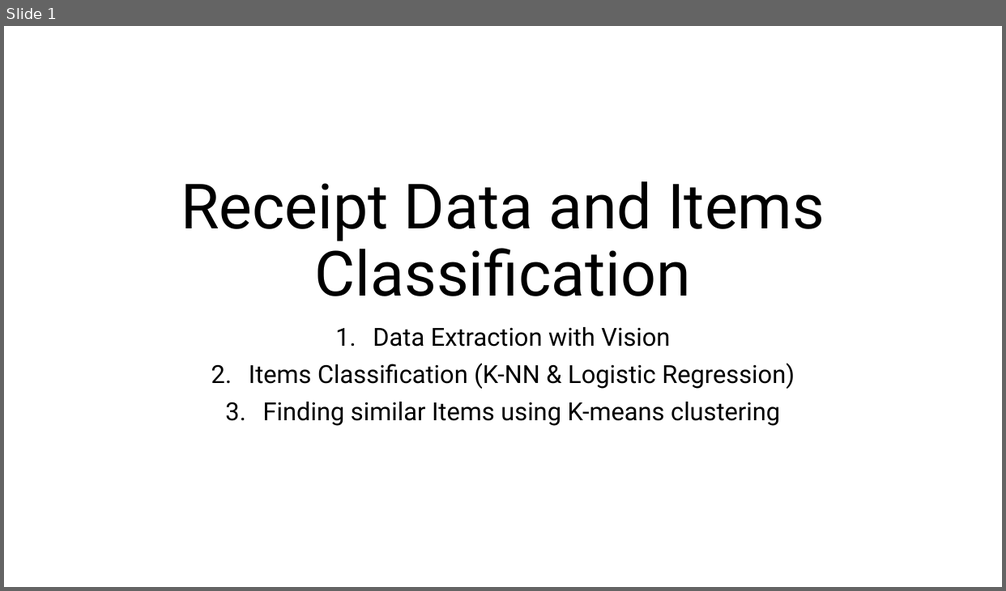
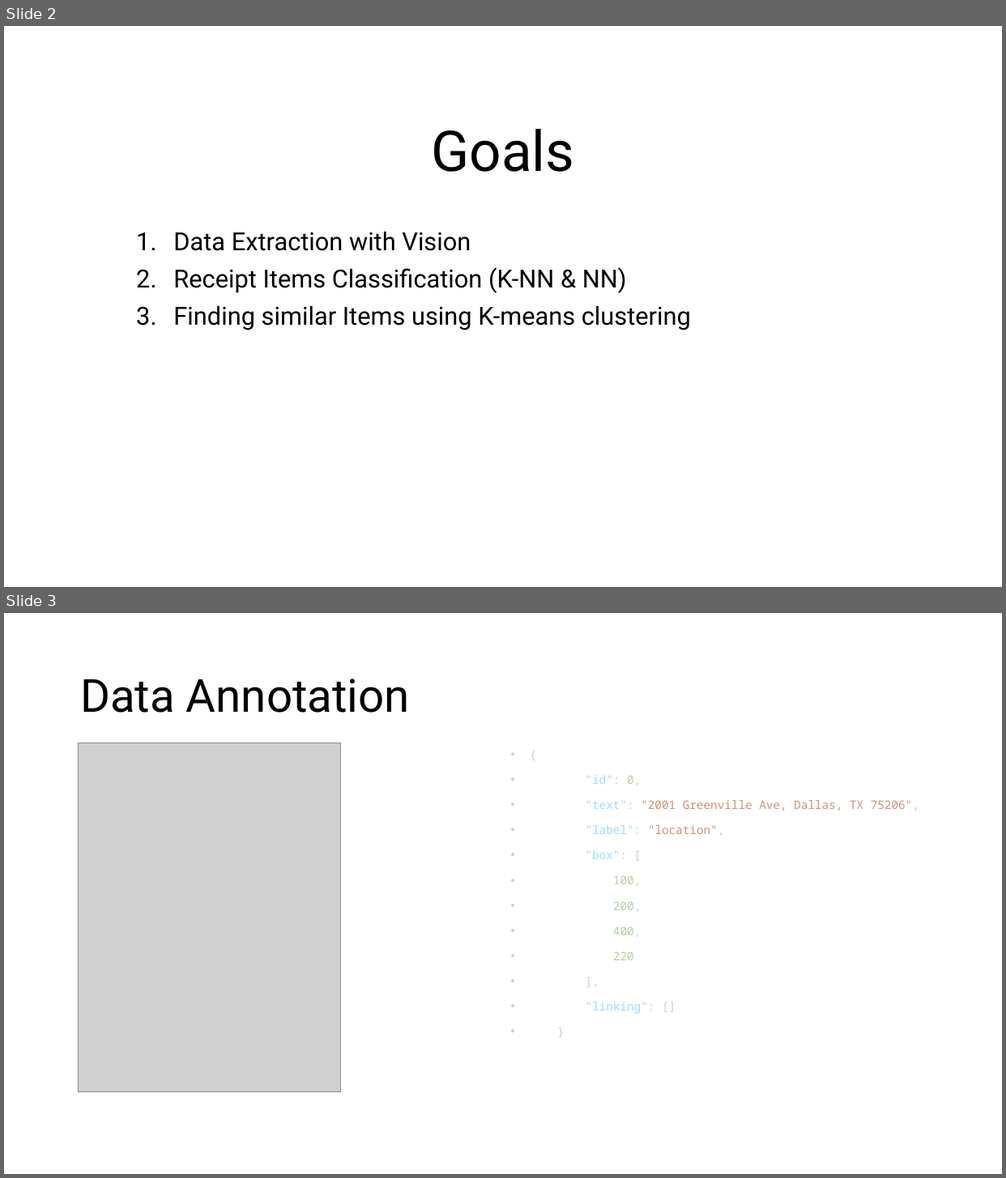
Before and after one commit to iradualbert/dst-receipt-expense, a slide deck: Receipt_Images_Processing.pptx. Shown one above the other, each under a label of ours: slide 1 before the commit, slides 2 and 3 after it. The pictures are 1006x591 and 1006x1178 pixels, drawn with LibreOffice and Linux fonts; fonts in the diff are those of the drawing; grey boxes stand for pictures. Boxes give left, top, right and bottom in pixels: in the first picture for what was removed or moved away, otherwise in the second. Text is boxed around its words. In the diff, an @@ line names an element or a change of style, - is before the commit and + after.

```diff
--- a/Receipt_Images_Processing.pptx
+++ b/Receipt_Images_Processing.pptx
@@ slide 3 added at bbox=[4, 613, 1002, 1174], background #FFFFFF @@
@@ title added at bbox=[80, 679, 410, 713], 44 pt, text #000000 @@
+Data Annotation
@@ picture added at bbox=[78, 743, 340, 1093] @@
@@ text added at bbox=[586, 775, 919, 1014], 11.2 pt, text #CE9178 @@
+• {
+• "id": 0,
+• "text": "2001 Greenville Ave, Dallas, TX 75206",
+• "label": "location",
+• "box": [
+• 100,
+• 200,
+• 400,
+• 220
+• ],
+• "linking": []
+• }
@@ what was slide 1 is now slide 2 @@
@@ slide 2 changed as well @@
@@ title at bbox=[431, 129, 574, 172]: text changed; size 60 to 54 pt @@
-Receipt Data and Items Classification
+Goals
@@ subtitle "Data Extraction with Vision": place and size @@
-subtitle "Data Extraction with Vision" at bbox=[249, 327, 795, 426]
+subtitle "Data Extraction with Vision" at bbox=[173, 232, 691, 331]
@@ subtitle at bbox=[173, 232, 691, 331]: alignment centre to left @@
@@ subtitle at bbox=[173, 267, 627, 293]: text changed @@
-2. Items Classification (K-NN & Logistic Regression)
+2. Receipt Items Classification (K-NN & NN)
```
Also in this commit, not shown: 7 other slides added, 2 other files.
